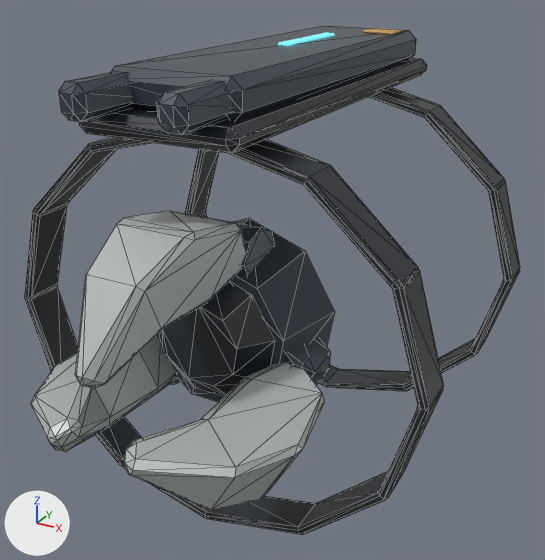
The glTF model public/assets/models/gear/grappler.glb, before and after one commit.
Camera for both pictures: a camera (50 mm lens) standing at (0.15, -0.275, 0.142) and looking at (0.005, -0.01, 0.009). Every picture has the same lights, and +X, +Y and +Z are marked at lower left. The picture after the commit comes second. Mesh edges are drawn as thin lines on the coarser meshes. Where no turn or scale is listed for an object, it has been applied to the vertices.

Objects in the first picture: 'Claw insert - Charcoal webbing', 'Claw insert - Graphite', 'Forged jaw', 'Forged jaw.001', 'Forged jaw.002', 'Knuckle', 'Knuckle.002', 'Launcher - Charcoal webbing', 'Launcher - Graphite' and 2 more.
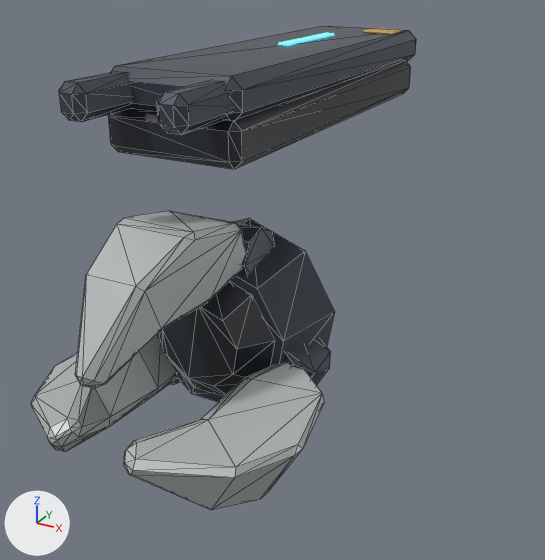
The change, as JSON lines over the scene's bpy script:
```json
{"op": "add", "block": "me_cube_1", "code": ["me_cube_1 = bpy.data.meshes.new('Cube')", "me_cube_1.from_pydata(...)  # 24 vertices, 44 faces; spans x -0.027..0.027, y -0.083..0.083, z -0.008..0.008", "me_cube_1.materials.append(mat_charcoal_webbing)  # dark grey #262b31"]}
{"op": "remove", "block": "ob_launcher___charcoal_webbing", "code": ["ob_launcher___charcoal_webbing = bpy.data.objects.new('Launcher - Charcoal webbing', me_cube)", "ob_launcher___charcoal_webbing.location = (0.0, 0.009, 0.088)"]}
{"op": "add", "block": "ob_launcher___charcoal", "code": ["ob_launcher___charcoal = bpy.data.objects.new('Launcher - Charcoal', me_cube_1)", "ob_launcher___charcoal.location = (0.0, 0.009, 0.084)"]}
```

Boxes [x1, y1, x2, y2] around the edits, measured in the pictures (545 x 560 px):
```json
{"object": "Launcher - Charcoal webbing", "change": "deleted", "before": [25, 58, 520, 534]}
{"object": "Launcher - Charcoal", "change": "added", "after": [108, 61, 411, 169]}
```
